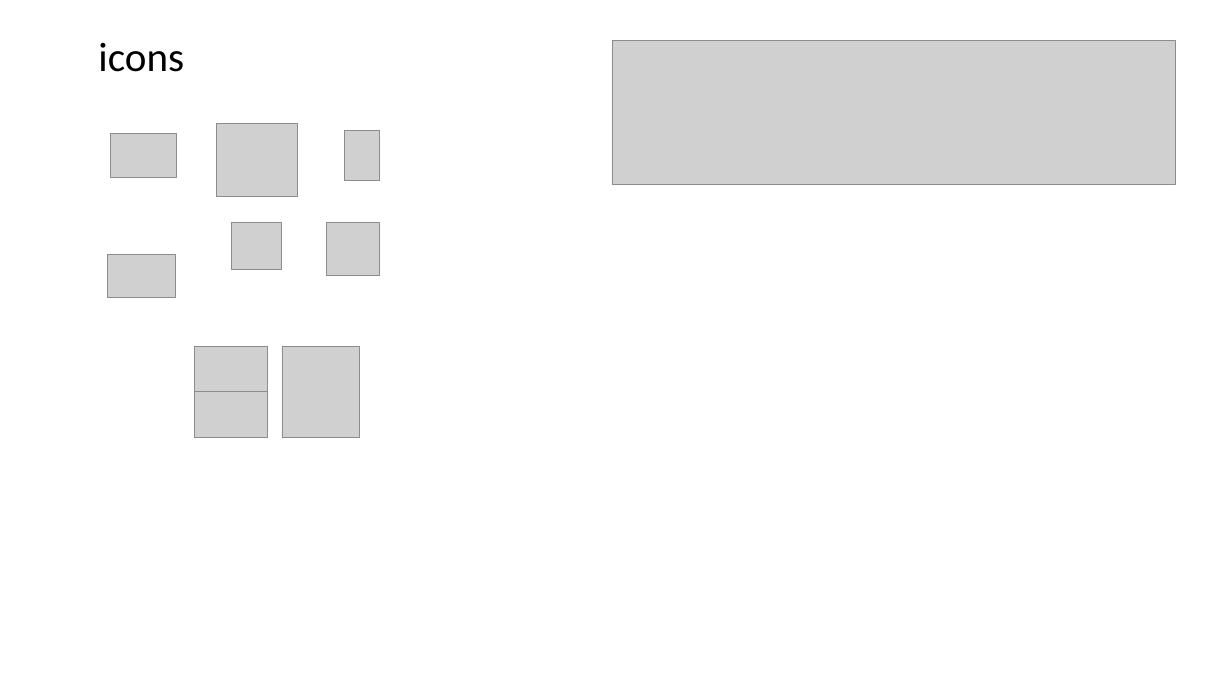
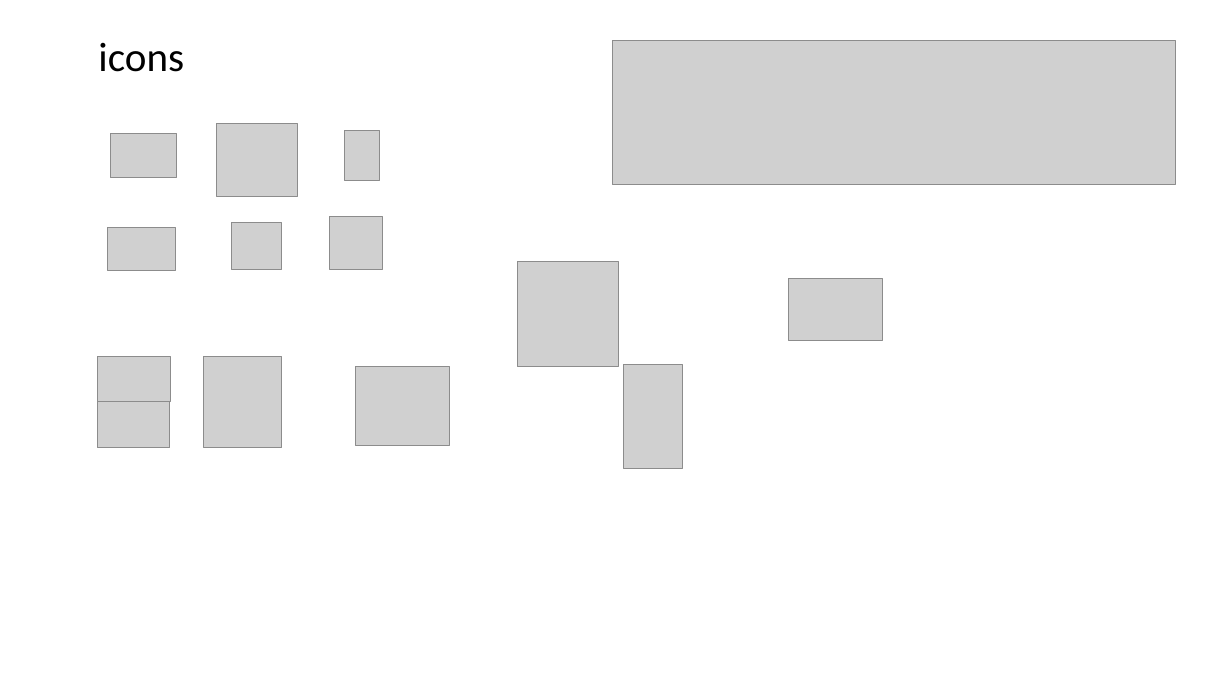
Before and after one commit to cvmartin/eflows.site, a slide deck: slide 2 of support/support_eflows.pptx. Drawn at 1232x693 pixels with LibreOffice and Linux fonts; fonts in the diff are those of the drawing; grey boxes stand for pictures. Boxes give left, top, right and bottom in pixels: in the first picture for what was removed or moved away, otherwise in the second. Text is boxed around its words. In the diff, an @@ line names an element or a change of style, - is before the commit and + after.

```diff
--- a/support/support_eflows.pptx
+++ b/support/support_eflows.pptx
@@ picture: place and size @@
-picture at [107,254,175,297]
+picture at [107,228,175,271]
@@ picture: place and size @@
-picture at [327,223,380,275]
+picture at [329,216,382,269]
@@ picture added at [518,262,618,367] @@
@@ picture added at [789,278,883,340] @@
@@ picture: place and size @@
-picture at [195,347,268,391]
+picture at [97,357,170,401]
@@ picture: place and size @@
-picture at [195,347,267,438]
+picture at [98,357,170,448]
@@ picture: place and size @@
-picture at [282,347,360,438]
+picture at [203,357,281,448]
@@ picture added at [356,367,449,445] @@
@@ picture added at [624,364,683,468] @@
```
Also in this commit, not shown: 1 slide added, 3 other files.
